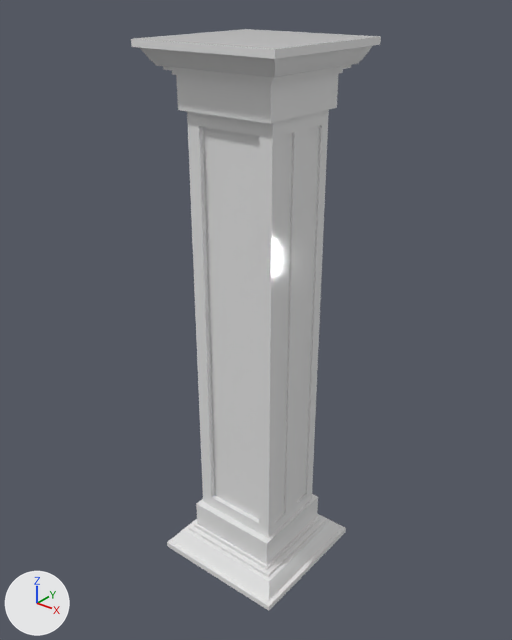
The OBJ model Year3-Game/Assets/_Objects/Environment_Models/CasinoOBJS/Column2.obj as it was, and as the next commit left it.
Both versions are drawn from a 50 mm lens placed at (5.34, -6.72, 8.0), pointed at (-0.06, 0.03, 3.82). The axes (+X, +Y, +Z) are drawn at lower left. The lights are the same throughout. Where no turn or scale is listed for an object, it has been applied to the vertices.

In view in the first picture: 'Column2'.
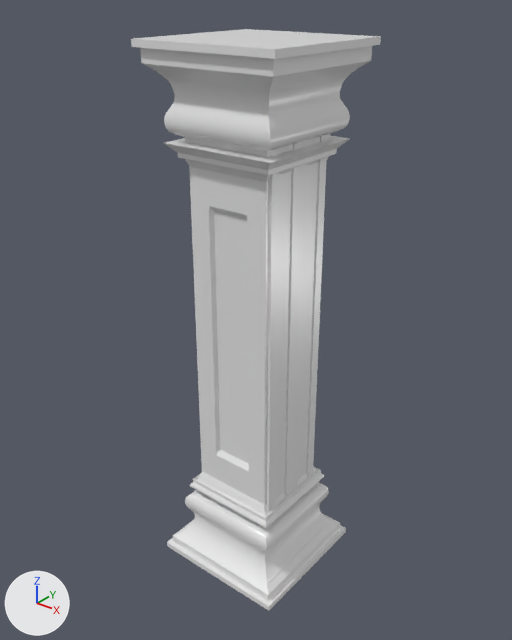
Diff of the bpy script that builds the scene:
```diff
--- a/Year3-Game/Assets/_Objects/Environment_Models/CasinoOBJS/Column2.obj.py
+++ b/Year3-Game/Assets/_Objects/Environment_Models/CasinoOBJS/Column2.obj.py
@@ mat_none @@
 mat_none.base_color = (0.8, 0.8, 0.8)  # white #e7e7e7
-mat_none.roughness = 0.0513
+mat_none.roughness = 0.293
@@ me_cube_cube_003 @@
+me_cube_cube_003.from_pydata(...)  # 368 vertices, 366 faces; spans x -0.93..0.93, y -0.93..0.93, z 0.01..7.32
+me_cube_cube_003.materials.append(mat_none)  # white #e7e7e7
@@ ob_cube_cube_003 @@
+ob_cube_cube_003 = bpy.data.objects.new('Cube_Cube.003', me_cube_cube_003)
+ob_cube_cube_003.location = (0.0, 0.0, 0.0)
```

Changed parts and their boxes [x1, y1, x2, y2] in the pictures (512 x 640 px):
'Column2', surface changed
    both: [138, 29, 374, 603]
'Cube_Cube.003', added
    after: [140, 47, 372, 600]
